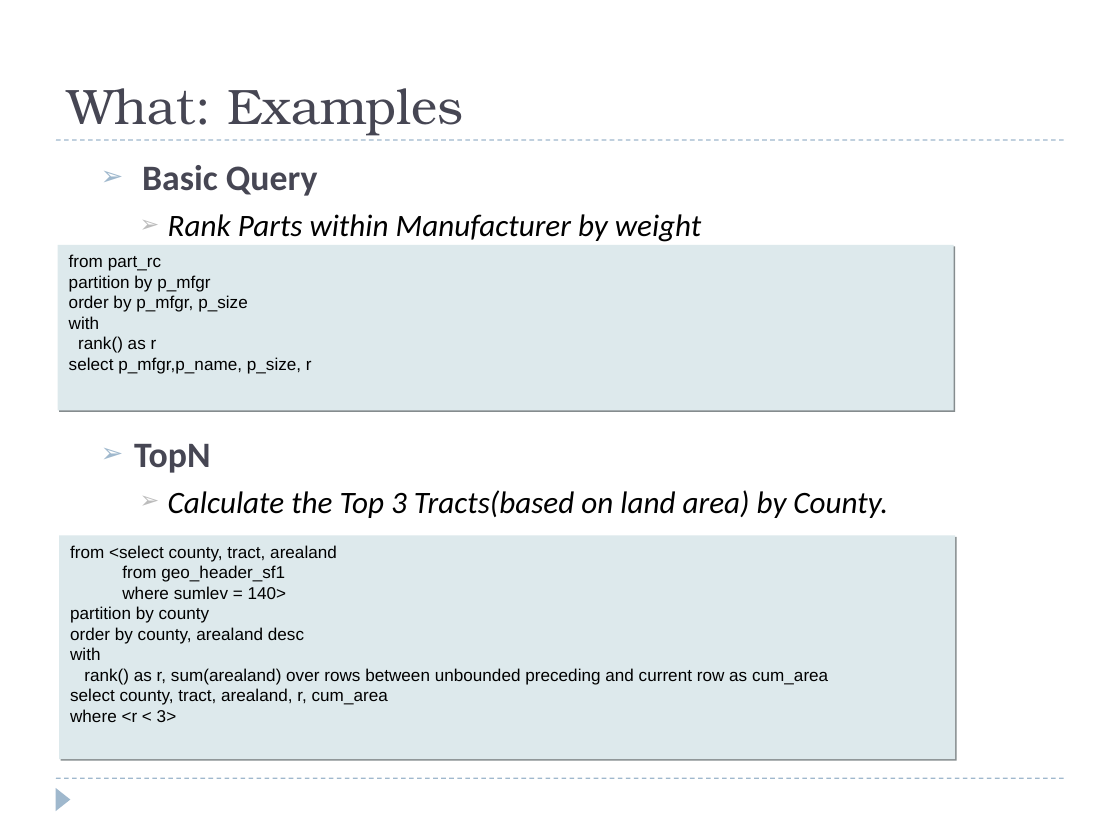
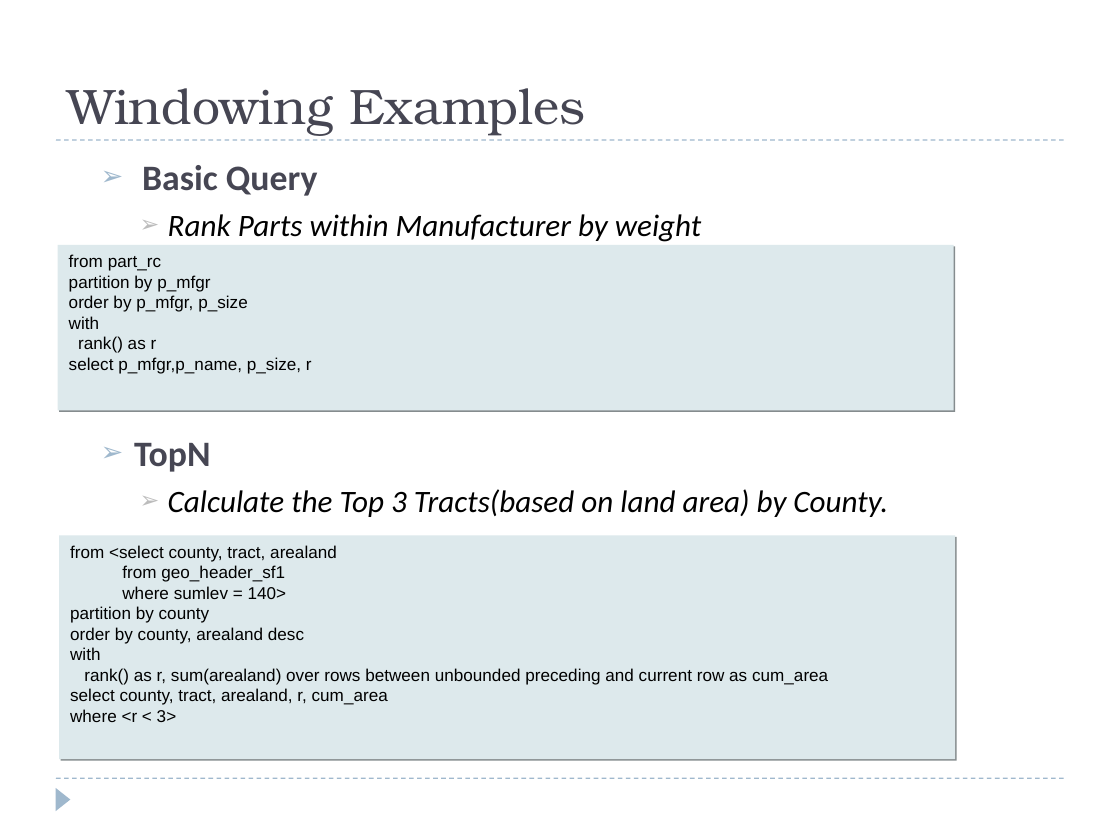
Before and after one commit to hbutani/SQLWindowing, a slide deck: slide 12 of docs/SQW.ppt (slide 4 before the commit). Drawn at 1120x840 pixels with LibreOffice and Linux fonts; fonts in the diff are those of the drawing. Boxes give left, top, right and bottom in pixels: in the first picture for what was removed or moved away, otherwise in the second. Text is boxed around its words. In the diff, an @@ line names an element or a change of style, - is before the commit and + after.

```diff
--- a/docs/SQW.ppt
+++ b/docs/SQW.ppt
@@ title at (67, 88, 585, 136): text changed @@
-What: Examples
+Windowing Examples
```
Also in this commit, not shown: 4 other slides changed, 13 slides added.
